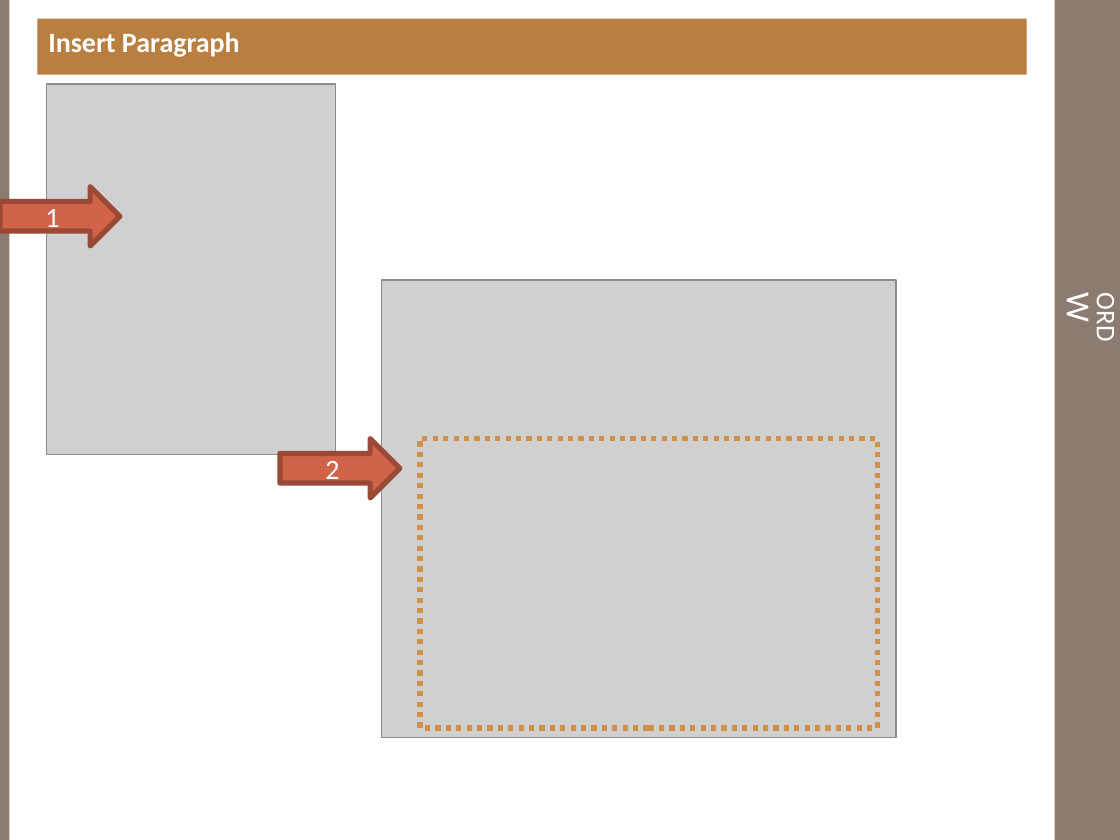
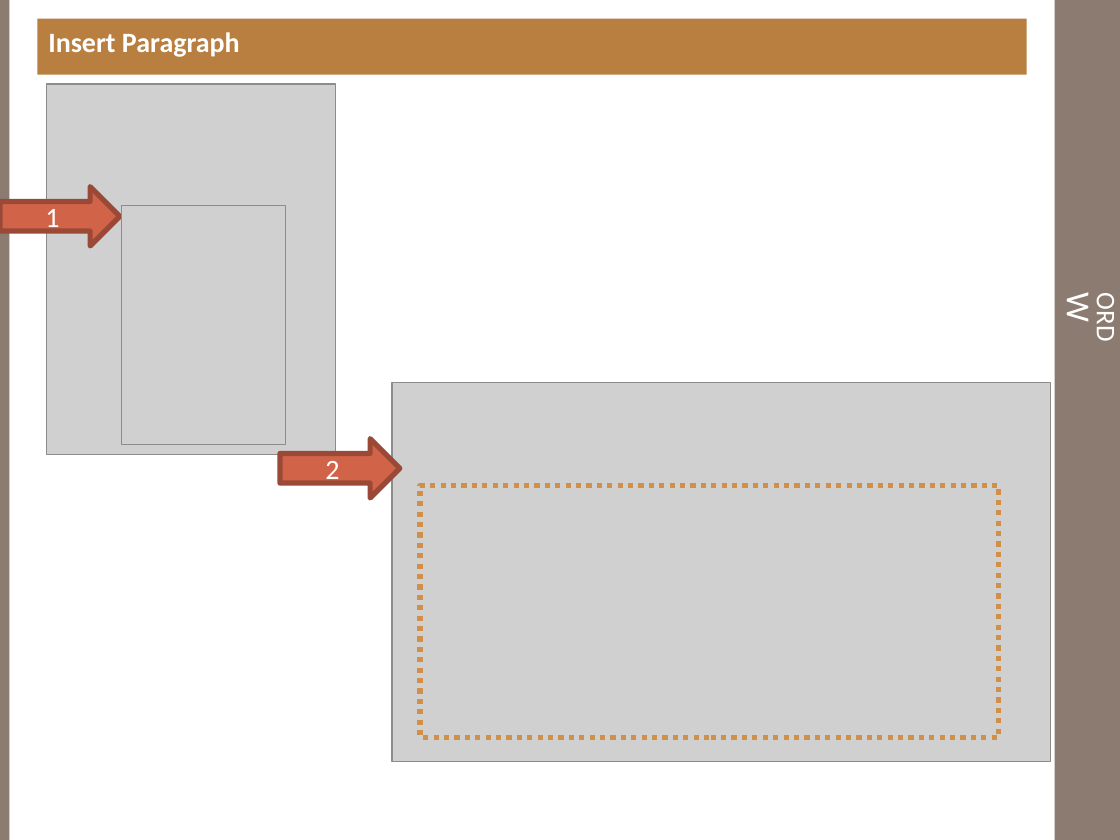
Before and after one commit to essamsalah/Invent_iR, a slide deck: slide 5 of Branches/2.0/doc/iResearch User Guide.pptx. Drawn at 1120x840 pixels with LibreOffice and Linux fonts; fonts in the diff are those of the drawing; grey boxes stand for pictures. Boxes give left, top, right and bottom in pixels: in the first picture for what was removed or moved away, otherwise in the second. Text is boxed around its words. In the diff, an @@ line names an element or a change of style, - is before the commit and + after.

```diff
--- a/Branches/2.0/doc/iResearch User Guide.pptx
+++ b/Branches/2.0/doc/iResearch User Guide.pptx
@@ picture added at [121, 205, 286, 445] @@
@@ picture: place and size @@
-picture at [382, 280, 896, 737]
+picture at [392, 383, 1051, 763]
@@ rectangle: place and size @@
-rectangle at [420, 439, 877, 728]
+rectangle at [420, 485, 999, 737]
```
Also in this commit, not shown: 4 other slides changed, 3 slides removed, 4 other files.
